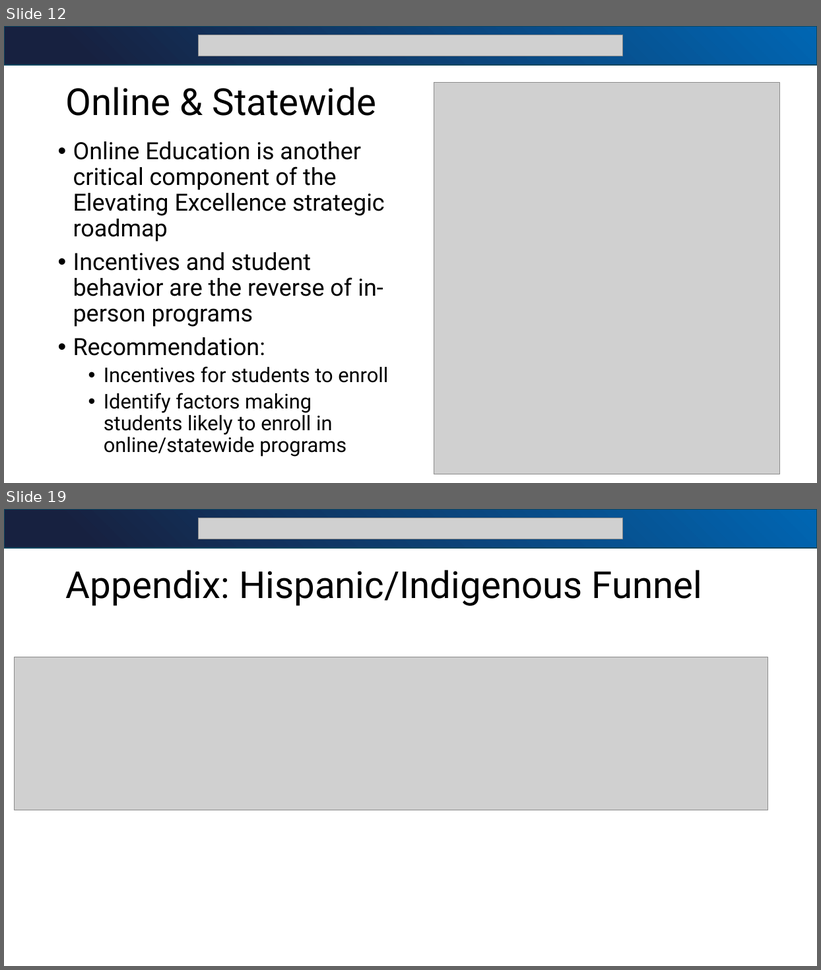
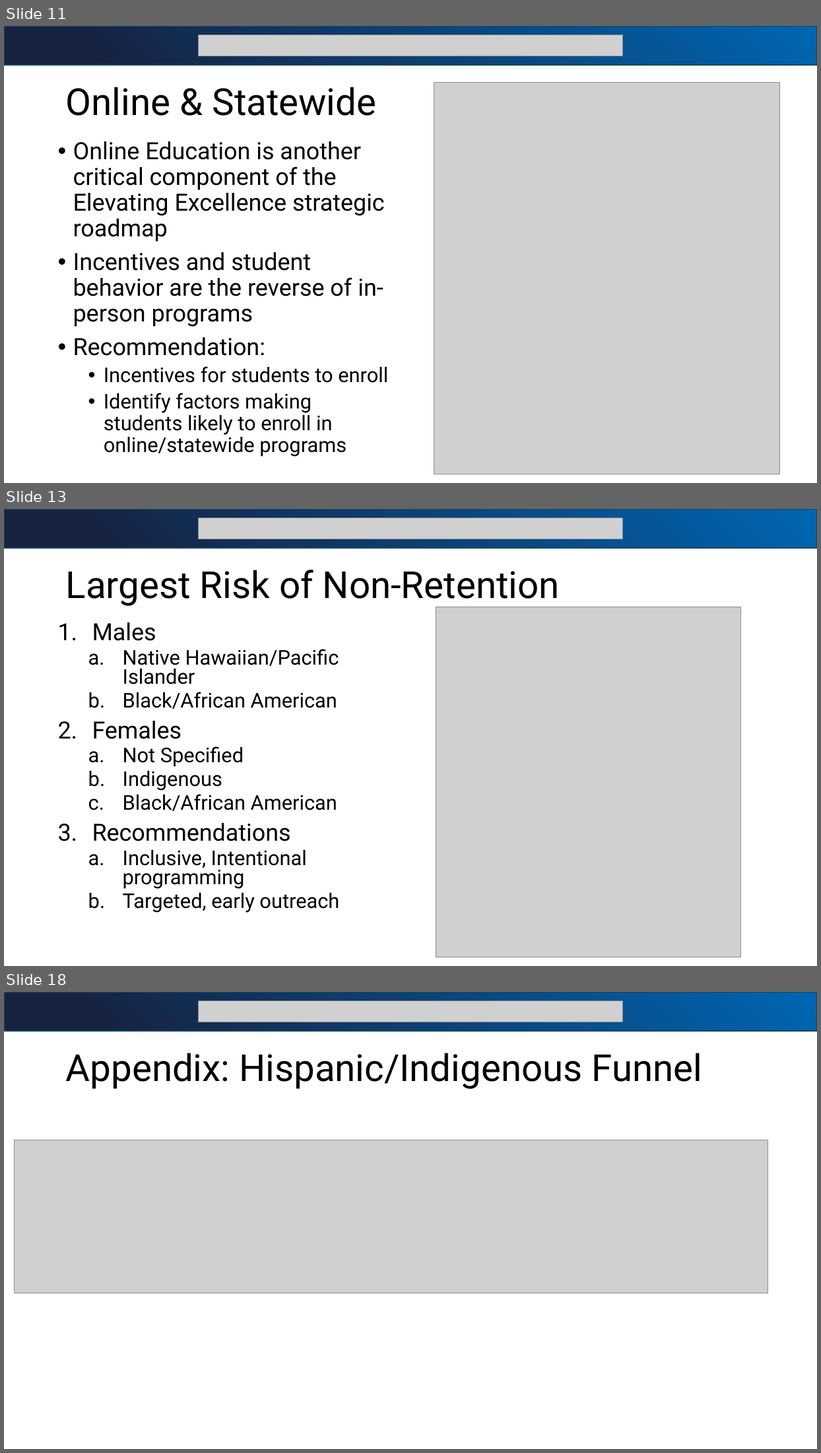
Before and after one commit to bjjefferies/bia_sr_sem_presentation, a slide deck: BIA_SEM_Presentation1.pptx. Shown one above the other, each under a label of ours: slides 12 and 19 before the commit, slides 11, 13 and 18 after it; the slides between them are not shown. The pictures are 821x970 and 821x1453 pixels, drawn with LibreOffice and Linux fonts; fonts in the diff are those of the drawing; grey boxes stand for pictures. Boxes give left, top, right and bottom in pixels: in the first picture for what was removed or moved away, otherwise in the second. Text is boxed around its words. In the diff, an @@ line names an element or a change of style, - is before the commit and + after.

```diff
--- a/BIA_SEM_Presentation1.pptx
+++ b/BIA_SEM_Presentation1.pptx
@@ slide 13 added at box(4, 509, 817, 966), background #FFFFFF @@
@@ rectangle added at box(4, 509, 817, 547), fill gradient #172140 to #0066B3, outline #104760 1.5 pt @@
@@ picture added at box(199, 518, 623, 539) @@
@@ title added at box(66, 570, 560, 607), 44 pt, text #000000 @@
+Largest Risk of Non-Retention
@@ picture added at box(436, 607, 741, 958) @@
@@ text added at box(92, 623, 339, 913), 24 pt, text #000000 @@
+1. Males
+  a. Native Hawaiian/Pacific Islander
+  b. Black/African American
+2. Females
+  a. Not Specified
+  b. Indigenous
+  c. Black/African American
+3. Recommendations
+  a. Inclusive, Intentional programming
+  b. Targeted, early outreach
@@ what was slide 12 is now slide 11 @@
@@ what was slide 19 is now slide 18 @@
```
Also in this commit, not shown: 7 slides changed, 3 other slides added, 4 slides removed, 5 other files.
